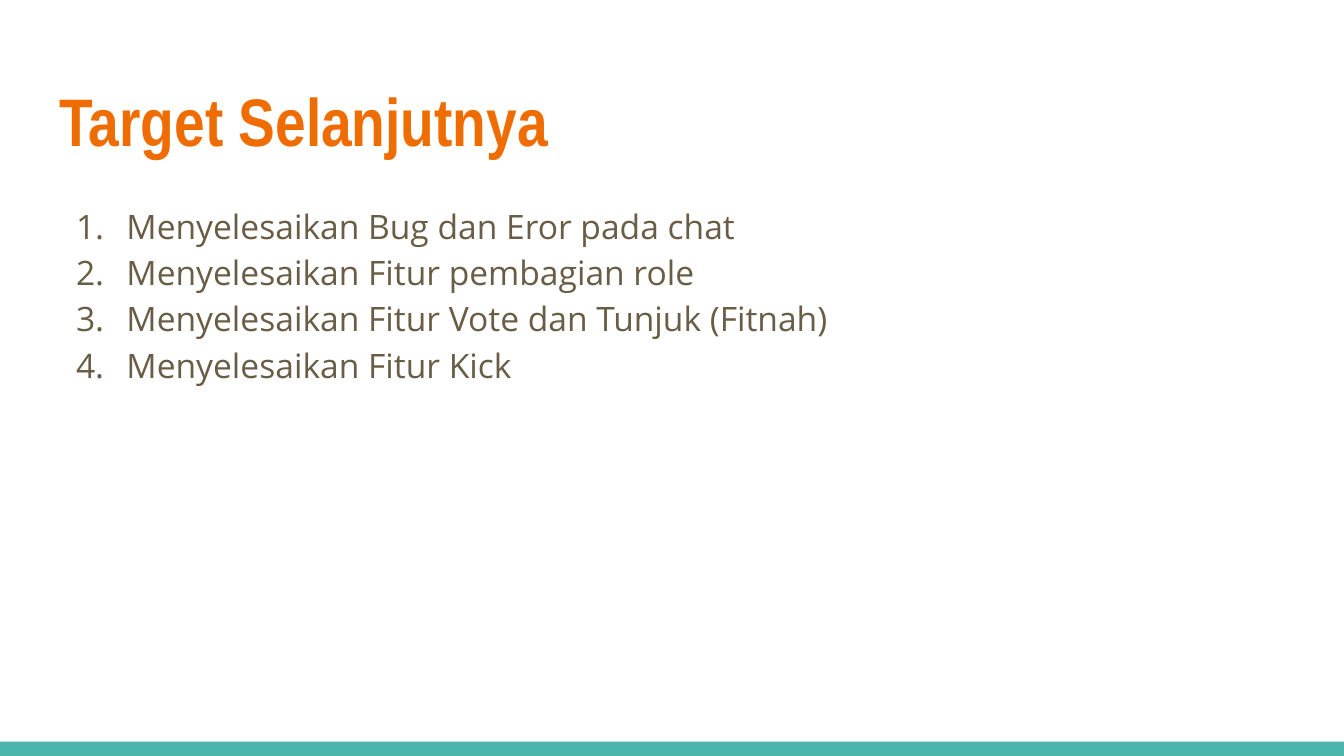
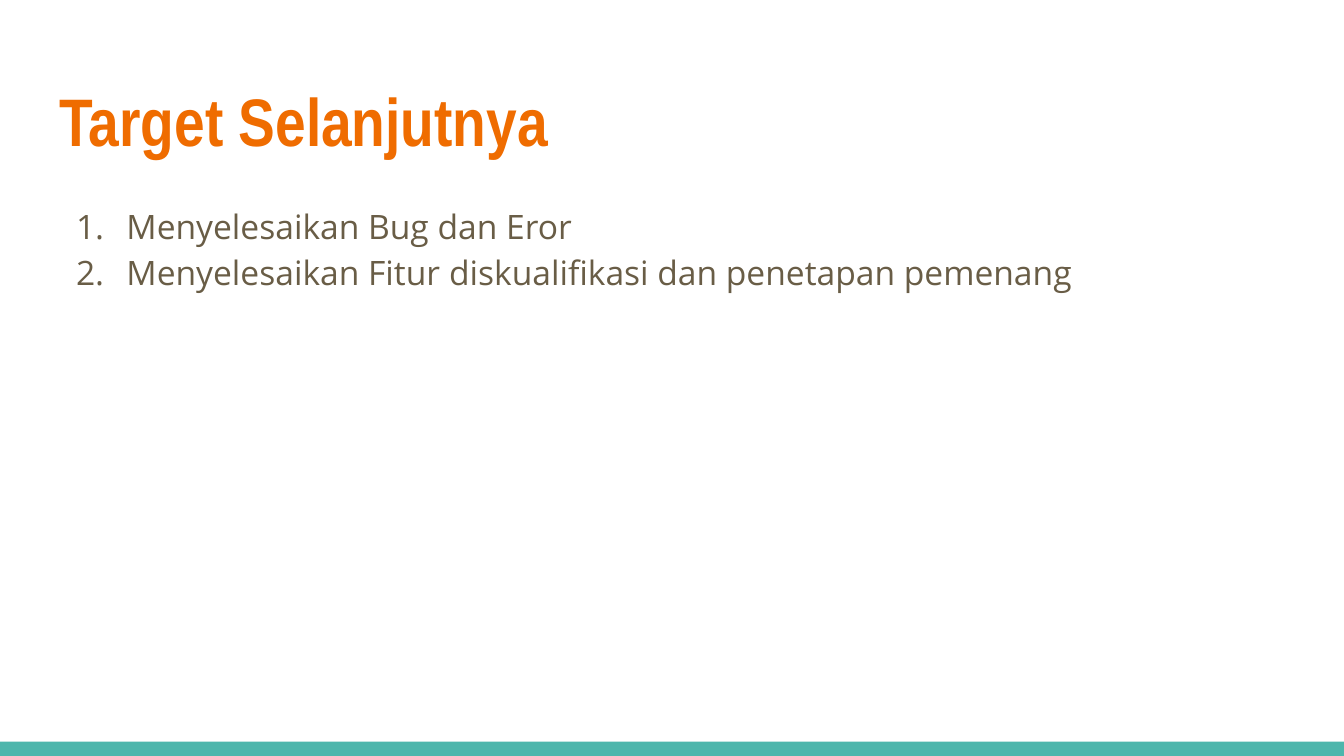
Before and after one commit to camiliamay6/FP_Kelompok2_ProgjarD, a slide deck: slide 12 of Progress 3.pptx. Drawn at 1344x756 pixels with LibreOffice and Linux fonts; fonts in the diff are those of the drawing. Boxes give left, top, right and bottom in pixels: in the first picture for what was removed or moved away, otherwise in the second. Text is boxed around its words. In the diff, an @@ line names an element or a change of style, - is before the commit and + after.

Commit message:
PPT dilengkapi
Judul dibuah menjadi progres 3-final bukan progress 2
perincian pencapaian target

```diff
--- a/Progress 3.pptx
+++ b/Progress 3.pptx
@@ text at bbox=[126, 213, 1072, 293]: text changed @@
-1. Menyelesaikan Bug dan Eror pada chat
-2. Menyelesaikan Fitur pembagian role
-3. Menyelesaikan Fitur Vote dan Tunjuk (Fitnah)
-4. Menyelesaikan Fitur Kick
+1. Menyelesaikan Bug dan Eror
+2. Menyelesaikan Fitur diskualifikasi dan penetapan pemenang
```
Also in this commit, not shown: 4 other slides changed, 1 slide added, 1 slide removed.
